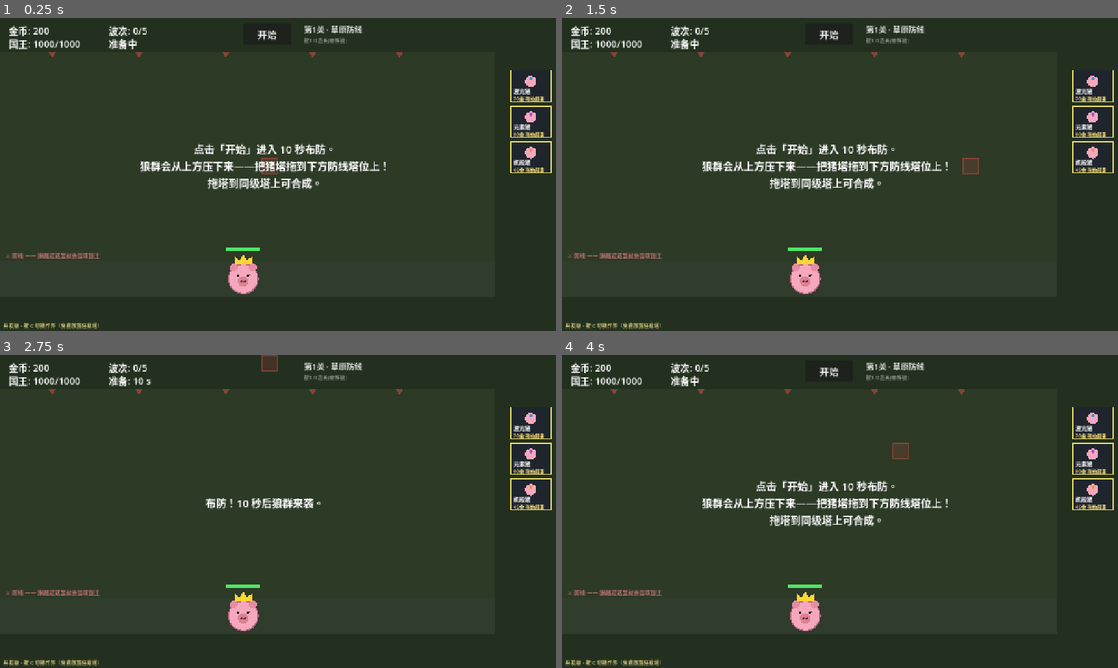
Above: before the commit, frames 1-4 (two rows, left to right).
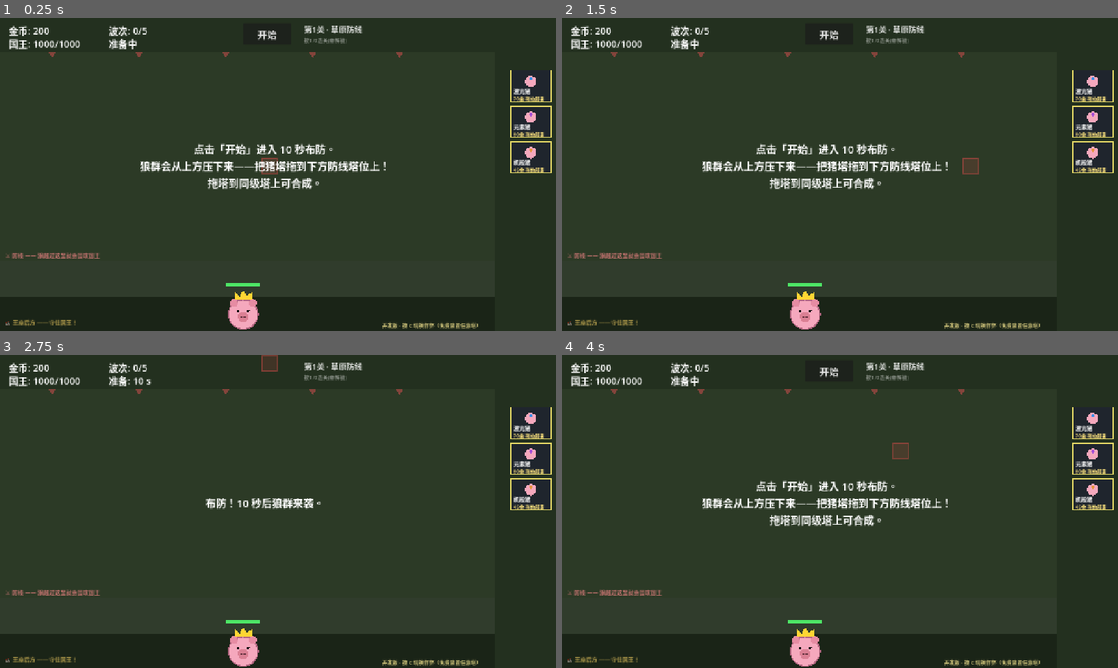
Above: after the commit, the same moments.

Repository: ABaiyc/maybe-td
Game: Godot game, scene res://scenes/main.tscn
Two runs of this game, one before a commit and one after it. Both use one fixed random seed, a clock stepped at 60 frames per second and the inputs below.
Inputs (mouse positions are in pixels of both pictures, inside the frame that each line leads up to):
- Up to frame 1 (0.25 s): no input
- Up to frame 2 (1.5 s): click "开始" at 0.5 s; tap Enter at 1.25 s; move the mouse to (962, 158) at 1.27 s; tap R at 1.35 s; click (962, 158) at 1.42 s
- Up to frame 3 (2.75 s): click "开始" at 2 s
- Up to frame 4 (4 s): tap Space at 2.75 s; drag from (728, 527) to (812, 574) at 2.77 s; tap Enter at 3.5 s; move the mouse to (895, 442) at 3.52 s; tap 1 at 3.6 s; click (895, 442) at 3.67 s

The runs differ from the first frame. In frame 1, 1.6% of the frame differs, in the area x 0-86%, y 73-100%; in frame 2, 1.6%; in frame 3, 1.6%; in frame 4, 1.6%.

Commit message:
feat: 车道模式二版——国王后置 + 塔只向前攻击 + 伤害数字
- 布局：塔位一整排，国王移到最底部中央王座区；狼越线穿过塔排冲向国王
- 取消攻击范围圈：所有塔只朝正前方自己竖道攻击(无距离上限)，塔身带淡色竖道提示
  激光/轨道炮垂直贯穿本道；领域改塔前竖向地带；布雷在本道撒雷；狙击/标记/弹道同道索敌
  区域性质保留：双子圆环/等离子连线/光环/棱镜次级分裂
- 伤害数字：受伤飘字(0.4s合并防激光刷屏，大额更大更黄，击杀立即结算) damage_number.gd
- KING_CLEAR 72→40；国王区/防线/出怪箭头绘制；开发版提示移位
- 无头验证：零报错；本版布阵5波败北(漏怪围攻致死)——胜负两路径均已验证，难度待实测调

Co-Authored-By: Claude Opus 4.8 <noreply@anthropic.com>

Diff:
--- a/data/levels.gd
+++ b/data/levels.gd
@@ -13,7 +13,7 @@
 	"name": "草原防线",
 	"bg": "23301f",
 	"field": "2c3a26",
-	"king_pos": Vector2(560, 600),
+	"king_pos": Vector2(560, 682),
 	"waves": [
 		{"interval": 0.7, "gap": 4.0, "entries": [["wolf", 6]]},
 		{"interval": 0.65, "gap": 4.0, "entries": [["wolf", 8], ["fast", 3]]},
@@ -27,7 +27,7 @@
 	"name": "雪原防线",
 	"bg": "1c2230",
 	"field": "252c40",
-	"king_pos": Vector2(560, 600),
+	"king_pos": Vector2(560, 682),
 	"waves": [
 		{"interval": 0.6, "gap": 4.0, "entries": [["wolf", 8], ["armored", 2]]},
 		{"interval": 0.55, "gap": 4.0, "entries": [["fast", 8], ["armored", 4]]},
--- /dev/null
+++ b/scripts/damage_number.gd
@@ -0,0 +1,30 @@
+extends Node2D
+class_name DamageNumber
+## 飘出的伤害数字：上浮、淡出、自毁。数值越大字越大越黄。
+
+var amount: float = 0.0
+var _t: float = 0.0
+const DUR := 0.7
+var _vel := Vector2.ZERO
+
+func _ready() -> void:
+	_vel = Vector2(randf_range(-14.0, 14.0), -46.0)
+
+func _process(delta: float) -> void:
+	if not GameState.running:
+		return
+	_t += delta
+	if _t >= DUR:
+		queue_free()
+		return
+	position += _vel * delta
+	queue_redraw()
+
+func _draw() -> void:
+	var a := 1.0 - _t / DUR
+	var big := amount >= 60.0
+	var size := 14 + mini(10, int(amount / 25.0))
+	var col := Color(1.0, 0.9, 0.35, a) if big else Color(1.0, 1.0, 1.0, a)
+	var txt := str(int(roundf(amount)))
+	var w := float(txt.length()) * size * 0.55
+	draw_string(ThemeDB.fallback_font, Vector2(-w / 2.0, 0), txt, HORIZONTAL_ALIGNMENT_LEFT, -1, size, col)
--- a/scripts/enemy.gd
+++ b/scripts/enemy.gd
@@ -30,6 +30,10 @@
 var mark: float = 0.0       # 集火标记：受到伤害放大 (1+mark)
 var mark_time: float = 0.0
 
+# 伤害数字（0.4s 合并一次，避免激光每帧刷屏）
+var _dmg_accum: float = 0.0
+var _dmg_t: float = 0.0
+
 # 围攻
 var besieging: bool = false
 var _besiege_cd: float = 0.0
@@ -59,10 +63,23 @@
 	if not GameState.running:
 		return
 	_tick_debuffs(delta)
+	_dmg_t -= delta
+	if _dmg_accum >= 0.5 and _dmg_t <= 0.0:
+		_flush_damage_number()
 	if besieging:
 		_besiege(delta)
 		return
 	_advance(delta)
+
+func _flush_damage_number() -> void:
+	if _dmg_accum < 0.5 or get_parent() == null:
+		return
+	var n := DamageNumber.new()
+	n.amount = _dmg_accum
+	n.global_position = global_position + Vector2(randf_range(-8, 8), -radius - 8.0)
+	get_parent().add_child(n)
+	_dmg_accum = 0.0
+	_dmg_t = 0.4
 
 func _advance(delta: float) -> void:
 	if index >= waypoints.size():
@@ -144,7 +161,9 @@
 	if hp <= 0.0:
 		return
 	hp -= amount
+	_dmg_accum += amount
 	if hp <= 0.0:
+		_flush_damage_number()
 		GameState.add_gold(reward)
 		queue_free()
 	else:
--- a/scripts/main.gd
+++ b/scripts/main.gd
@@ -5,7 +5,7 @@
 const CELL := 40.0
 const COLS := 32
 const ROWS := 18
-const KING_CLEAR := 72.0
+const KING_CLEAR := 40.0  # 国王在塔位带下方，只需小禁建圈防止贴脸
 const SELL_REFUND := 0.6
 
 # 竖版车道模式：上方出怪往下走，下方一条塔位带（两格高，正好放 2×2 塔）
@@ -558,6 +558,9 @@
 	draw_string(_font, Vector2(12, ROW_TOP - 8), "⚔ 防线 —— 狼越过这里就会围攻国王", HORIZONTAL_ALIGNMENT_LEFT, -1, 13, Color(0.9, 0.5, 0.5, 0.8))
 	# 塔位带
 	draw_rect(Rect2(0, ROW_TOP, BUILD_RIGHT + 20.0, ROW_BOTTOM - ROW_TOP), bg_color.lightened(0.06))
+	# 国王后方区（塔位带下方）
+	draw_rect(Rect2(0, ROW_BOTTOM, BUILD_RIGHT + 20.0, 720.0 - ROW_BOTTOM), bg_color.darkened(0.25))
+	draw_string(_font, Vector2(12, 706), "🏰 王座后方 —— 守住国王！", HORIZONTAL_ALIGNMENT_LEFT, -1, 13, Color(1, 0.85, 0.4, 0.6))
 	draw_string(_font, Vector2(700, 34), "第%d关 · %s" % [GameState.current_level + 1, level.get("name", "")], HORIZONTAL_ALIGNMENT_LEFT, -1, 18, Color(1, 1, 1, 0.85))
 	draw_string(_font, Vector2(700, 56), "按1/2选关(需解锁)", HORIZONTAL_ALIGNMENT_LEFT, -1, 12, Color(1, 1, 1, 0.45))
 
@@ -604,7 +607,7 @@
 	_draw_palette()
 	if cheat_on:
 		_draw_cheat()
-	draw_string(_font, Vector2(8, 712), "开发版 · 按 C 切换作弊（免费放置任意塔）", HORIZONTAL_ALIGNMENT_LEFT, -1, 12, Color(0.85, 0.8, 0.5))
+	draw_string(_font, Vector2(880, 712), "开发版 · 按 C 切换作弊（免费放置任意塔）", HORIZONTAL_ALIGNMENT_LEFT, -1, 12, Color(0.85, 0.8, 0.5))
 
 func _cheat_rect(i: int) -> Rect2:
 	var col := i % CHEAT_COLS
--- a/scripts/tower.gd
+++ b/scripts/tower.gd
@@ -24,6 +24,10 @@
 
 const MINE_CAP := 6
 const BEAM_DPS_SCALE := 2.0
+# 车道模式：塔只朝正前方(上方)自己这条竖道攻击，无距离上限（打到战场顶部）
+const LANE_HALF := 46.0
+const FIELD_TOP := 90.0
+const DOMAIN_H := 300.0   # 领域塔的前方作用纵深
 
 var _cooldown: float = 0.0
 var _charge: float = 0.0
@@ -99,33 +103,24 @@
 		return maxf(0.1, fire_interval - _ramp * 0.025)  # 越打越快，下限0.1s
 	return fire_interval
 
-func _nearest_n(n: int) -> Array:
+## 车道判定：敌人在本塔正前方（上方）的竖道内
+func _in_lane(e: Enemy) -> bool:
+	return absf(e.global_position.x - global_position.x) <= LANE_HALF + e.radius * 0.5 \
+		and e.global_position.y < global_position.y - 10.0
+
+## 本车道内敌人，按"离塔最近(最靠近防线)"排序
+func _lane_enemies() -> Array:
 	var arr: Array = []
 	for e in _enemies():
-		if e.is_queued_for_deletion() or not e.hittable_by(comp):
-			continue
-		var d: float = global_position.distance_to(e.global_position)
-		if d <= range_r:
-			arr.append([d, e])
-	arr.sort_custom(func(a, b): return a[0] < b[0])
-	var out: Array = []
-	for i in mini(n, arr.size()):
-		out.append(arr[i][1])
-	return out
-
-func _enemies_along(dirv: Vector2) -> Array:
-	var along: Array = []
-	for e in _enemies():
-		if e.is_queued_for_deletion() or not e.hittable_by(comp):
-			continue
-		var rel: Vector2 = e.global_position - global_position
-		var proj: float = rel.dot(dirv)
-		if proj < 0.0 or proj > range_r:
-			continue
-		if (rel - dirv * proj).length() <= e.radius + 7.0:
-			along.append([proj, e])
-	along.sort_custom(func(a, b): return a[0] < b[0])
-	return along
+		if e.is_queued_for_deletion() or not e.hittable_by(comp) or not _in_lane(e):
+			continue
+		arr.append(e)
+	arr.sort_custom(func(a, b): return a.global_position.y > b.global_position.y)
+	return arr
+
+func _nearest_n(n: int) -> Array:
+	var lane := _lane_enemies()
+	return lane.slice(0, mini(n, lane.size()))
 
 func _catalyst_mult() -> float:
 	var m := 1.0
@@ -137,95 +132,62 @@
 	return m
 
 func _find_nearest() -> Enemy:
-	var best: Enemy = null
-	var best_d := range_r
-	for e in _enemies():
-		if e.is_queued_for_deletion() or not e.hittable_by(comp):
-			continue
-		var d: float = global_position.distance_to(e.global_position)
-		if d <= best_d:
-			best_d = d
-			best = e
-	return best
+	var lane := _lane_enemies()
+	return null if lane.is_empty() else lane[0]
 
 func _find_highest_hp() -> Enemy:
 	var best: Enemy = null
 	var best_hp := -1.0
-	for e in _enemies():
-		if e.is_queued_for_deletion() or not e.hittable_by(comp):
-			continue
-		if global_position.distance_to(e.global_position) <= range_r and e.hp > best_hp:
+	for e in _lane_enemies():
+		if e.hp > best_hp:
 			best_hp = e.hp
 			best = e
 	return best
 
 func _find_farthest() -> Enemy:
-	# "走得最远"= 距终点剩余路程最短（围攻中的算已到达=0）
-	var best: Enemy = null
-	var best_left := INF
-	for e in _enemies():
-		if e.is_queued_for_deletion() or not e.hittable_by(comp):
-			continue
-		if global_position.distance_to(e.global_position) > range_r:
-			continue
-		var left: float = 0.0
-		if not e.besieging and e.waypoints.size() > 0:
-			left = e.global_position.distance_to(e.waypoints[e.waypoints.size() - 1])
-		if left < best_left:
-			best_left = left
-			best = e
-	return best
+	# 车道内走得最远 = 最接近防线（y 最大）= 车道首个
+	return _find_nearest()
 
 func _dist_seg(p: Vector2, a: Vector2, b: Vector2) -> float:
 	var ab := b - a
 	var t: float = 0.0 if ab.length_squared() == 0.0 else clampf((p - a).dot(ab) / ab.length_squared(), 0.0, 1.0)
 	return p.distance_to(a + ab * t)
 
-# ── 激光束 ──
+# ── 激光束：垂直向上打本车道，穿透前 pierce+1 个 ──
 func _do_beam(delta: float) -> void:
 	_beam_pts = []
 	var burst := id == "beam_burst"
-	var targets: Array
-	if burst:
-		# 锁定单一目标，持续照射累计聚焦时间
-		if _focus_target == null or not is_instance_valid(_focus_target) \
-				or _focus_target.is_queued_for_deletion() \
-				or global_position.distance_to(_focus_target.global_position) > range_r:
-			_focus_target = _find_nearest()
-			_focus_t = 0.0
-		if _focus_target == null:
-			queue_redraw()
-			return
-		targets = [_focus_target]
-	else:
-		targets = _nearest_n(2 if id == "LL" else 1)   # 聚焦激光：2束打2敌
-		if targets.is_empty():
-			queue_redraw()
-			return
+	var lane := _lane_enemies()
+	if lane.is_empty():
+		_focus_target = null
+		_focus_t = 0.0
+		queue_redraw()
+		return
 	var dps := damage * BEAM_DPS_SCALE * _catalyst_mult()
 	_cooldown -= delta
 	# 爆裂炮激光阶段不附元素，只有爆炸那一下才附
 	var do_debuff := debuff and not burst and _cooldown <= 0.0
 	if do_debuff:
 		_cooldown = 0.4
-	for tgt in targets:
-		var dirv: Vector2 = tgt.global_position - global_position
-		dirv = Vector2.RIGHT if dirv.length() < 1.0 else dirv.normalized()
-		var far := global_position
-		var hits := 0
-		for pair in _enemies_along(dirv):
-			if hits > pierce:
-				break
-			var e: Enemy = pair[1]
-			e.take_damage(dps * delta, ignore_armor)
-			if do_debuff:
-				_beam_debuff(e)
-			far = e.global_position
-			hits += 1
-		_beam_pts.append([global_position, far if hits > 0 else global_position + dirv * range_r])
+	var far_y := global_position.y - 40.0
+	var hits := 0
+	for e in lane:
+		if hits > pierce:
+			break
+		e.take_damage(dps * delta, ignore_armor)
+		if do_debuff:
+			_beam_debuff(e)
+		far_y = e.global_position.y
+		hits += 1
+	_beam_pts.append([global_position, Vector2(global_position.x, far_y if hits > 0 else FIELD_TOP)])
 	if burst:
+		# 聚焦车道最前敌人：同一目标持续照射满1秒引爆
+		var front: Enemy = lane[0]
+		if front != _focus_target:
+			_focus_target = front
+			_focus_t = 0.0
 		_focus_t += delta
-		if _focus_t >= 1.0:   # 照射1秒触发爆炸
+		if _focus_t >= 1.0:
 			_focus_t = 0.0
 			_beam_burst_explode(_focus_target)
 	queue_redraw()
@@ -293,7 +255,7 @@
 		visited[arr[i][1].get_instance_id()] = true
 	return out
 
-# ── 领域 ──
+# ── 领域：塔正前方一条竖向元素地带，进入者持续掉血+减速 ──
 func _do_domain(delta: float) -> void:
 	var dps := damage * BEAM_DPS_SCALE * _catalyst_mult() * delta
 	_cooldown -= delta
@@ -303,7 +265,9 @@
 	for e in _enemies():
 		if e.is_queued_for_deletion():
 			continue
-		if global_position.distance_to(e.global_position) <= splash + e.radius:
+		var dx: float = absf(e.global_position.x - global_position.x)
+		var dy: float = global_position.y - e.global_position.y
+		if dx <= LANE_HALF + 12.0 + e.radius and dy > 0.0 and dy <= DOMAIN_H:
 			e.take_damage(dps, ignore_armor)
 			if do_debuff:
 				e.apply_debuff("slow", 0.7, 0.8)
@@ -353,14 +317,12 @@
 		if cands.is_empty():
 			return Vector2(-9999, -9999)
 		return cands[randi() % cands.size()]
-	# 车道模式：在塔上方冲锋区内随机撒雷
-	for _i in 12:
-		var ang := randf_range(PI * 0.15, PI * 0.85)  # 上半圆
-		var r := randf_range(range_r * 0.3, range_r)
-		var pt := global_position + Vector2(cos(ang), -sin(ang)) * r
-		if pt.y > 80.0 and pt.y < global_position.y - 40.0 and pt.x > 20.0 and pt.x < 1100.0:
-			return pt
-	return Vector2(-9999, -9999)
+	# 车道模式：在本塔正前方竖道内随机撒雷
+	var px := global_position.x + randf_range(-LANE_HALF * 0.75, LANE_HALF * 0.75)
+	var py := randf_range(FIELD_TOP + 40.0, global_position.y - 70.0)
+	if py <= FIELD_TOP:
+		return Vector2(-9999, -9999)
+	return Vector2(clampf(px, 20.0, 1100.0), py)
 
 # ── 充能炮 ──
 func _do_charge(delta: float) -> void:
@@ -373,15 +335,11 @@
 		_railgun_fire(1.0)
 
 func _railgun_fire(scale: float) -> void:
-	var t := _find_farthest()
-	var dirv := (t.global_position - global_position).normalized() if t != null else Vector2.RIGHT
-	var endp := global_position + dirv * 1600.0
+	# 垂直向上贯穿整条车道
+	var endp := Vector2(global_position.x, FIELD_TOP)
 	var dmg := damage * scale * _catalyst_mult()
-	for e in _enemies():
-		if e.is_queued_for_deletion() or not e.hittable_by(comp):
-			continue
-		if _dist_seg(e.global_position, global_position, endp) <= 38.0 + e.radius:
-			e.take_damage(dmg, ignore_armor)
+	for e in _lane_enemies():
+		e.take_damage(dmg, ignore_armor)
 	_charge = 0.0
 	_flash = 0.22
 	_flash_to = endp
@@ -572,11 +530,14 @@
 
 # ── 绘制 ──
 func _draw() -> void:
-	draw_arc(Vector2.ZERO, range_r, 0.0, TAU, 48, Color(color.r, color.g, color.b, 0.08), 1.5)
-	# 领域范围
+	# 车道提示：塔正前方淡淡的一条竖道（这就是它的攻击区）
+	var lane_top := FIELD_TOP - global_position.y
+	draw_rect(Rect2(Vector2(-LANE_HALF, lane_top), Vector2(LANE_HALF * 2.0, -lane_top - 26.0)), Color(color.r, color.g, color.b, 0.045))
+	# 领域：塔前竖向元素地带
 	if atk == "domain":
-		draw_circle(Vector2.ZERO, splash, Color(color.r, color.g, color.b, 0.10))
-		draw_arc(Vector2.ZERO, splash, 0.0, TAU, 48, Color(color.r, color.g, color.b, 0.4), 2.0)
+		var dh := minf(DOMAIN_H, global_position.y - FIELD_TOP)
+		draw_rect(Rect2(Vector2(-LANE_HALF - 12.0, -dh), Vector2((LANE_HALF + 12.0) * 2.0, dh - 20.0)), Color(color.r, color.g, color.b, 0.13))
+		draw_rect(Rect2(Vector2(-LANE_HALF - 12.0, -dh), Vector2((LANE_HALF + 12.0) * 2.0, dh - 20.0)), Color(color.r, color.g, color.b, 0.4), false, 2.0)
 	# 激光束
 	if atk == "beam":
 		var w := 3.0 + tier * 1.5
Not shown, added: scripts/damage_number.gd.uid
Not shown, changed: 修改日志.md
